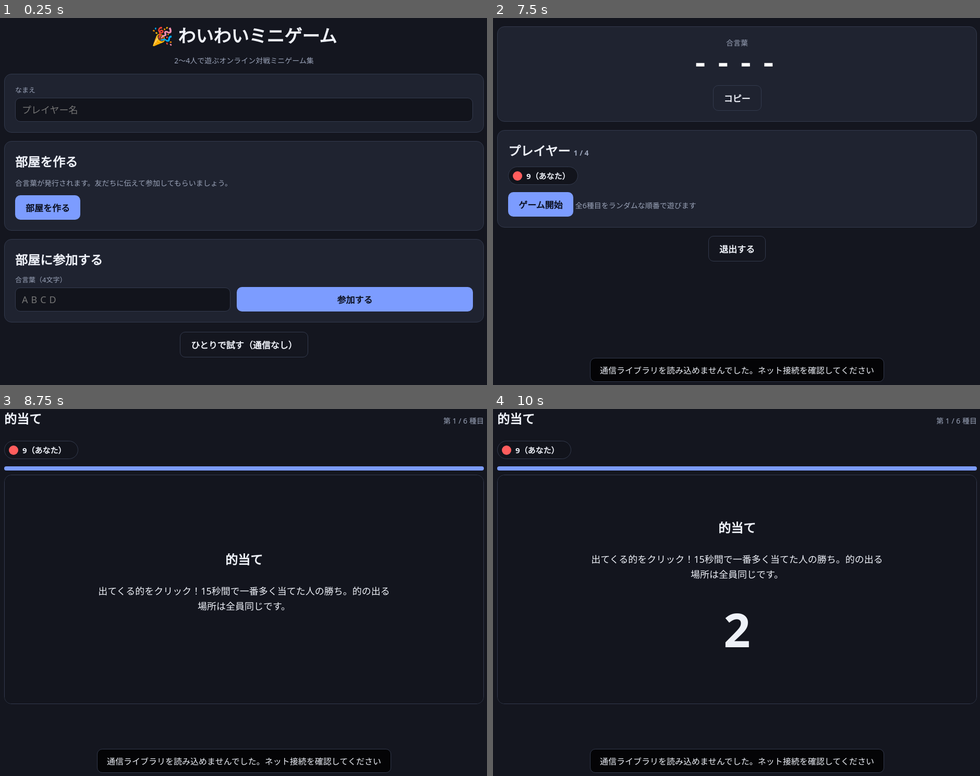
Above: before the commit, frames 1-4 (two rows, left to right).
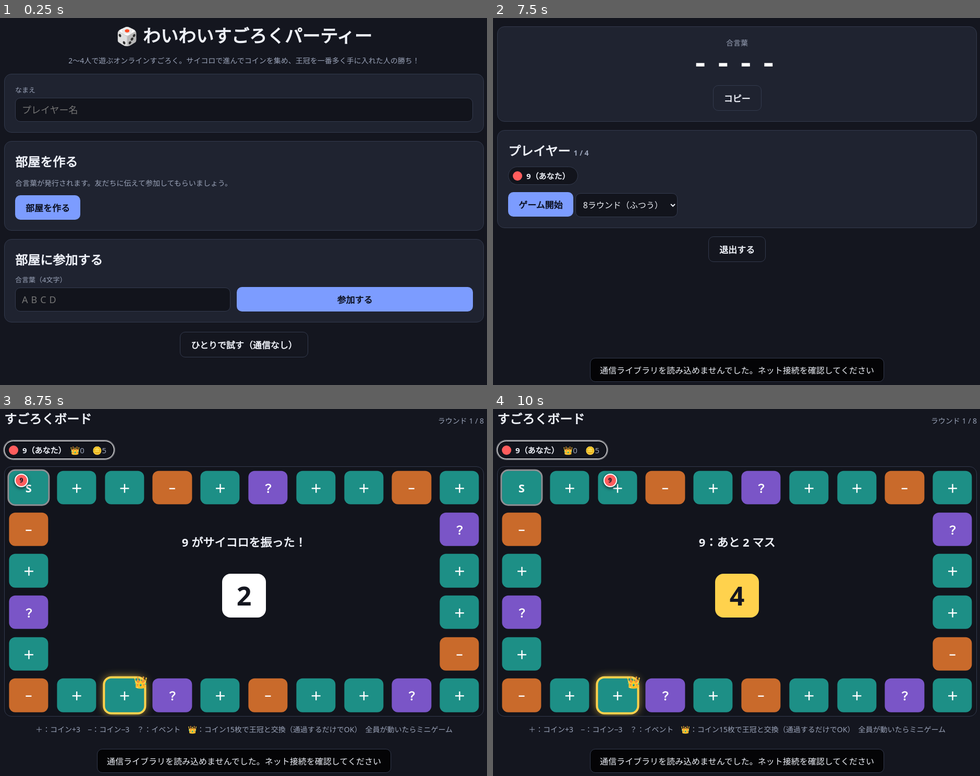
Above: after the commit, the same moments.

Repository: mayberio/waiwai-minigames
Game: browser game, page index.html
Two runs of this game, one before a commit and one after it. Both use one fixed random seed, a clock stepped at 60 frames per second and the inputs below.
Inputs (mouse positions are in pixels of both pictures, inside the frame that each line leads up to):
- Up to frame 1 (0.25 s): no input
- Up to frame 2 (7.5 s): tap Space every 0.5 s from 1.1 to 7.1 s; click "部屋を作る" at 1.27 s; click "参加する" at 1.87 s; click (736, 109) at 2.47 s; type "2" at 2.47 s; tap Enter every 0.6 s from 2.5 to 6.7 s; click (736, 109) at 3.07 s; type "9" at 3.07 s; click (614, 300) at 3.67 s; type "6" at 3.67 s; click (614, 300) at 4.27 s; type "3" at 4.27 s; click (614, 300) at 4.87 s; type "10" at 4.87 s; click (614, 300) at 5.47 s; type "7" at 5.47 s; click (614, 300) at 6.07 s; type "4" at 6.07 s; click (614, 300) at 6.67 s; type "1" at 6.67 s; click "ひとりで試す（通信なし）" at 7.27 s
- Up to frame 3 (8.75 s): tap Space at 7.6, 8.1, 8.6 s; click "ゲーム開始" at 7.77 s; click (243, 636) at 7.87 s, where only the run after the commit has a clickable "サイコロを振る（スペース）"
- Up to frame 4 (10 s): tap Space at 9.1, 9.6 s

The runs differ from the first frame. In frame 1, 1.4% of the frame differs, in the area x 14-86%, y 2-13%; in frame 2, 0.7%; in frame 3, 25%; in frame 4, 25%, in the area x 0-100%, y 0-89%.

Commit message:
Turn the minigame collection into a board-game party mode
Players roll dice around a 28-space board, collect coins, trade them
for crowns, and play a minigame after every round.

Co-Authored-By: Claude Fable 5.2 <noreply@anthropic.com>

Diff:
--- a/index.html
+++ b/index.html
@@ -3,7 +3,7 @@
 <head>
 <meta charset="utf-8">
 <meta name="viewport" content="width=device-width,initial-scale=1">
-<title>わいわいミニゲーム</title>
+<title>わいわいすごろくパーティー</title>
 <style>
 :root{--bg:#14161f;--panel:#1f2330;--line:#333a4d;--text:#eef1f8;--sub:#9aa3b8;--accent:#7c9cff}
 *{box-sizing:border-box}
@@ -44,6 +44,20 @@
 th{color:var(--sub);font-size:13px;font-weight:500}
 td.num{text-align:right;font-variant-numeric:tabular-nums}
 .gain{color:#8be28b;font-weight:700}
+select{font:inherit;font-size:16px;padding:10px;border-radius:10px;border:1px solid var(--line);background:#12141c;color:var(--text)}
+#boardArea{position:relative;height:480px;background:#12141c;border:1px solid var(--line);border-radius:14px;overflow:hidden}
+.space{position:absolute;width:8.2%;height:13.5%;transform:translate(-50%,-50%);border-radius:12px;display:flex;align-items:center;justify-content:center;font-weight:800;font-size:22px;color:#fff}
+.space.p{background:#1d8f86}.space.m{background:#c96a2b}.space.e{background:#7a55c7}
+.space.start{outline:3px solid #fff8}
+.space.crown{box-shadow:0 0 0 4px #ffd24d,0 0 18px #ffd24d}
+.space.crown::before{content:"👑";position:absolute;top:-9px;right:-7px;font-size:22px}
+.token{position:absolute;width:26px;height:26px;border-radius:50%;border:2px solid #fff;transform:translate(-50%,-50%);transition:left .28s,top .28s;z-index:3;font-size:12px;font-weight:800;color:#0c1020;display:flex;align-items:center;justify-content:center;box-shadow:0 2px 6px #000a}
+#bcenter{position:absolute;left:13%;right:13%;top:20%;bottom:20%;display:flex;flex-direction:column;align-items:center;justify-content:center;gap:14px;text-align:center}
+#bmsg{font-size:22px;font-weight:700;min-height:62px;line-height:1.4}
+#dice{width:84px;height:84px;border-radius:16px;background:#fff;color:#14161f;font-size:50px;font-weight:800;display:flex;align-items:center;justify-content:center}
+#dice.final{background:#ffd24d}
+#bctl{min-height:46px}
+.chip.turn{border-color:#fff;box-shadow:0 0 0 2px #fff6}
 /* games */
 .mashbtn{width:240px;height:240px;border-radius:50%;font-size:72px;background:#ff5d5d;color:#fff;transition:transform .05s}
 .mashbtn:active,.mashbtn.hit{transform:scale(.93)}
@@ -69,8 +83,8 @@
 <div id="app">
 
 <section id="home" class="screen on">
-  <h1>🎉 わいわいミニゲーム</h1>
-  <p class="sub center">2〜4人で遊ぶオンライン対戦ミニゲーム集</p>
+  <h1>🎲 わいわいすごろくパーティー</h1>
+  <p class="sub center">2〜4人で遊ぶオンラインすごろく。サイコロで進んでコインを集め、王冠を一番多く手に入れた人の勝ち！</p>
   <div class="panel">
     <label for="name">なまえ</label>
     <input id="name" maxlength="10" placeholder="プレイヤー名">
@@ -99,10 +113,23 @@
   <div class="panel">
     <h2>プレイヤー <span class="sub" id="pcount"></span></h2>
     <div class="players" id="lobbyPlayers"></div>
-    <div id="hostCtl"><button id="btnStart">ゲーム開始</button> <span class="sub">全6種目をランダムな順番で遊びます</span></div>
+    <div id="hostCtl"><button id="btnStart">ゲーム開始</button> <select id="rounds"><option value="5">5ラウンド（短め）</option><option value="8" selected>8ラウンド（ふつう）</option><option value="12">12ラウンド（長め）</option></select></div>
     <div id="guestWait" class="sub">ホストが開始するのを待っています…</div>
   </div>
   <p class="center"><button id="btnLeave" class="ghost">退出する</button></p>
+</section>
+
+<section id="board" class="screen">
+  <div style="display:flex;justify-content:space-between;align-items:baseline"><h2>すごろくボード</h2><span class="sub" id="bround"></span></div>
+  <div class="players" id="bhud"></div>
+  <div id="boardArea">
+    <div id="bcenter">
+      <div id="bmsg"></div>
+      <div id="dice">🎲</div>
+      <div id="bctl"><button id="btnRoll">サイコロを振る（スペース）</button><button id="btnBuyY">交換する</button> <button id="btnBuyN" class="ghost">やめておく</button></div>
+    </div>
+  </div>
+  <p class="sub center">＋：コイン+3　−：コイン−3　？：イベント　👑：コイン15枚で王冠と交換（通過するだけでOK）　全員が動いたらミニゲーム</p>
 </section>
 
 <section id="game" class="screen">
@@ -115,7 +142,7 @@
 <section id="round" class="screen">
   <div class="panel">
     <h2 id="rtitle"></h2>
-    <table><thead><tr><th>順位</th><th>プレイヤー</th><th>記録</th><th class="num">獲得</th><th class="num">合計</th></tr></thead><tbody id="rbody"></tbody></table>
+    <table><thead><tr><th>順位</th><th>プレイヤー</th><th>記録</th><th class="num">獲得コイン</th><th class="num">所持</th></tr></thead><tbody id="rbody"></tbody></table>
     <p style="margin-top:18px"><button id="btnNext">次へ</button><span id="rwait" class="sub">ホストが進めるのを待っています…</span></p>
   </div>
 </section>
@@ -123,7 +150,8 @@
 <section id="final" class="screen">
   <h1>🏆 最終結果</h1>
   <div class="panel">
-    <table><thead><tr><th>順位</th><th>プレイヤー</th><th class="num">合計</th></tr></thead><tbody id="fbody"></tbody></table>
+    <table><thead><tr><th>順位</th><th>プレイヤー</th><th class="num">王冠</th><th class="num">コイン</th></tr></thead><tbody id="fbody"></tbody></table>
+    <p class="sub" id="fbonus"></p>
     <p style="margin-top:18px"><button id="btnBack">ロビーに戻る</button><span id="fwait" class="sub">ホストが進めるのを待っています…</span></p>
   </div>
 </section>
@@ -138,6 +166,9 @@
 const COLORS = ['#ff5d5d', '#4da3ff', '#ffd24d', '#5fd38a'];
 const INTRO = 4000;
 const MAX_PLAYERS = 4;
+const N_SPACES = 28, CROWN_COST = 15, MG_COINS = [8, 5, 3, 1];
+const SPACE_TYPES = 'pppmpeppmpeppmpeppmpeppmpepm'.split('');
+const sleep = ms => new Promise(r => setTimeout(r, ms));
 const $ = id => document.getElementById(id);
 const el = (tag, cls, text) => { const e = document.createElement(tag); if (cls) e.className = cls; if (text != null) e.textContent = text; return e; };
 
@@ -315,7 +346,8 @@
 }
 function send(m) { if (isHost) hostHandle(myId, m); else if (hostConn && hostConn.open) hostConn.send(m); }
 function hostBroadcast(m) { conns.forEach(c => { if (c.open) c.send(m); }); clientHandle(m); }
-function pub() { return H.players.map(p => ({ id: p.id, name: p.name, slot: p.slot, score: p.score })); }
+function newPlayer(id, name, slot) { return { id, name, slot, coins: 0, crowns: 0, pos: 0, mg: 0 }; }
+function pub() { return H.players.map(p => ({ ...p })); }
 function hostLobby() { H.phase = 'lobby'; hostBroadcast({ t: 'lobby', players: pub(), code: H.code }); }
 
 function resetAll() {
@@ -333,7 +365,7 @@
 
 function initHost(code) {
   isHost = true; myId = 'host';
-  H = { code, phase: 'lobby', players: [{ id: myId, name: getName(), slot: 0, score: 0 }], order: [], round: 0, results: {}, pg: {}, gs: null };
+  H = { code, phase: 'lobby', players: [newPlayer(myId, getName(), 0)], bag: [], round: 0, maxRounds: 8, results: {}, pg: {}, gs: null, wait: null, gen: 0 };
   hostLobby();
 }
 
@@ -385,6 +417,7 @@
   const i = H.players.findIndex(p => p.id === pid); if (i < 0) return;
   const name = H.players[i].name; H.players.splice(i, 1);
   toast(name + ' が退出しました');
+  if (H.wait && H.wait.pid === pid) H.wait.done(false);
   if (H.phase === 'lobby') hostLobby();
   else if (H.phase === 'game') hostCheckDone();
 }
@@ -397,12 +430,13 @@
     if (H.phase !== 'lobby') { if (c) c.send({ t: 'err', msg: 'ゲーム中のため参加できません' }); return; }
     if (H.players.length >= MAX_PLAYERS) { if (c) c.send({ t: 'err', msg: '部屋が満員です' }); return; }
     const used = H.players.map(p => p.slot); let slot = 0; while (used.includes(slot)) slot++;
-    H.players.push({ id: pid, name: String(m.name || 'プレイヤー').slice(0, 10), slot, score: 0 });
+    H.players.push(newPlayer(pid, String(m.name || 'プレイヤー').slice(0, 10), slot));
     hostLobby();
     return;
   }
   if (!H.players.some(p => p.id === pid)) return;
-  if (m.t === 'pg') { if (H.phase === 'game' && !GAMES[H.gid].hostScored) H.pg[pid] = m.v; }
+  if (m.t === 'roll' || m.t === 'buy') { const w = H.wait; if (w && w.kind === m.t && w.pid === pid) w.done(m.t === 'buy' ? !!m.yes : true); }
+  else if (m.t === 'pg') { if (H.phase === 'game' && !GAMES[H.gid].hostScored) H.pg[pid] = m.v; }
   else if (m.t === 'g') { if (H.phase === 'game') { const g = GAMES[H.gid]; if (g.hostMsg) g.hostMsg(H, pid, m.d || {}); } }
   else if (m.t === 'res') {
     if (H.phase !== 'game') return;
@@ -413,17 +447,92 @@
 }
 function hostCheckDone() { if (H.phase === 'game' && !GAMES[H.gid].hostScored && H.players.every(p => p.id in H.results)) hostConclude(); }
 
-function hostStart() {
-  const ids = Object.keys(GAMES);
-  for (let i = ids.length - 1; i > 0; i--) { const j = Math.floor(Math.random() * (i + 1)); [ids[i], ids[j]] = [ids[j], ids[i]]; }
-  H.order = ids; H.round = 0; H.players.forEach(p => p.score = 0);
-  hostRound();
+function hostBoard(phase, turnId, msg) {
+  hostBroadcast({ t: 'board', players: pub(), crownAt: H.crownAt, round: H.round, max: H.maxRounds, phase, turnId, msg });
+}
+// 特定プレイヤーの入力を待つ。時間切れ・退出時は def で進む
+function hostWait(kind, pid, ms, def) {
+  return new Promise(res => {
+    const w = { kind, pid, done: v => { if (H && H.wait === w) H.wait = null; clearTimeout(to); res(v); } };
+    const to = setTimeout(() => w.done(def), ms);
+    H.wait = w;
+  });
+}
+function moveCrown(h) { h.crownAt = (h.crownAt + 4 + Math.floor(Math.random() * 12)) % N_SPACES; }
+
+function applySpace(h, p) {
+  const t = SPACE_TYPES[p.pos], others = h.players.filter(q => q !== p);
+  const pick = a => a[Math.floor(Math.random() * a.length)];
+  if (t === 'p') { p.coins += 3; return `${p.name}：プラスマス！ +3 コイン`; }
+  if (t === 'm') { const d = Math.min(3, p.coins); p.coins -= d; return `${p.name}：マイナスマス… −${d} コイン`; }
+  const evs = ['chest', 'pit', 'warp', 'all', 'crown']; if (others.length) evs.push('swap', 'steal');
+  switch (pick(evs)) {
+    case 'chest': p.coins += 6; return `？イベント：${p.name} は宝箱を見つけた！ +6 コイン`;
+    case 'pit': { const d = Math.min(5, p.coins); p.coins -= d; return `？イベント：${p.name} は落とし穴に落ちた… −${d} コイン`; }
+    case 'warp': p.pos = Math.floor(Math.random() * N_SPACES); return `？イベント：${p.name} はどこかへワープした！`;
+    case 'all': h.players.forEach(q => q.coins += 3); return '？イベント：みんなにおすそわけ！ 全員 +3 コイン';
+    case 'crown': moveCrown(h); return '？イベント：王冠が別のマスへ逃げ出した！';
+    case 'swap': { const o = pick(others); [p.pos, o.pos] = [o.pos, p.pos]; return `？イベント：${p.name} と ${o.name} の場所が入れ替わった！`; }
+    default: { const o = pick(others), d = Math.min(4, o.coins); o.coins -= d; p.coins += d; return `？イベント：${p.name} は ${o.name} からコインを ${d} 枚もらった！`; }
+  }
+}
+
+async function hostCrown(h, p, alive) {
+  if (p.coins < CROWN_COST) { hostBoard('info', p.id, `👑 王冠マス！でも ${p.name} はコインが ${CROWN_COST} 枚ない…`); await sleep(1600); return; }
+  hostBoard('buy', p.id, `👑 ${p.name}：コイン ${CROWN_COST} 枚を王冠と交換する？`);
+  const yes = await hostWait('buy', p.id, 15000, true);
+  if (!alive() || !h.players.includes(p)) return;
+  if (yes) { p.coins -= CROWN_COST; p.crowns++; moveCrown(h); hostBoard('info', p.id, `👑 ${p.name} が王冠をゲット！ 王冠は別のマスへ移動した`); await sleep(2200); }
+}
+
+async function hostTurn(h, p, alive) {
+  h.phase = 'board';
+  hostBoard('roll', p.id, `${p.name} の番！ サイコロを振ろう`);
+  await hostWait('roll', p.id, 20000, true);
+  if (!alive() || !h.players.includes(p)) return;
+  const n = 1 + Math.floor(Math.random() * 6);
+  hostBoard('moving', p.id, `${p.name} がサイコロを振った！`);
+  hostBroadcast({ t: 'dice', n });
+  await sleep(1500); if (!alive()) return;
+  for (let i = 1; i <= n; i++) {
+    if (!h.players.includes(p)) return;
+    p.pos = (p.pos + 1) % N_SPACES;
+    hostBoard('moving', p.id, `${p.name}：あと ${n - i} マス`);
+    await sleep(340); if (!alive()) return;
+    if (p.pos === h.crownAt) { await hostCrown(h, p, alive); if (!alive() || !h.players.includes(p)) return; }
+  }
+  hostBoard('info', p.id, applySpace(h, p));
+  await sleep(2000);
+}
+
+async function hostStart() {
+  const h = H, gen = ++h.gen, alive = () => H === h && h.gen === gen;
+  h.maxRounds = +$('rounds').value || 8; h.bag = [];
+  h.players.forEach(p => { p.coins = 5; p.crowns = 0; p.pos = 0; p.mg = 0; });
+  h.crownAt = 8 + Math.floor(Math.random() * 14);
+  for (h.round = 1; h.round <= h.maxRounds; h.round++) {
+    for (const p of h.players.slice()) {
+      if (!h.players.includes(p)) continue;
+      await hostTurn(h, p, alive); if (!alive()) return;
+    }
+    h.phase = 'board'; hostBoard('info', null, '全員が動いた！ ミニゲームの時間だ！');
+    await sleep(2000); if (!alive()) return;
+    hostRound();
+    await hostWait('next', myId, 3600000, true); if (!alive()) return;
+  }
+  h.round = h.maxRounds;
+  const best = Math.max(...h.players.map(p => p.mg));
+  const bonus = best > 0 ? h.players.filter(p => p.mg === best) : [];
+  bonus.forEach(p => p.crowns++);
+  h.phase = 'final';
+  hostBroadcast({ t: 'final', players: pub(), bonus: bonus.map(p => p.name) });
 }
 function hostRound() {
-  const gid = H.order[H.round], g = GAMES[gid];
+  if (!H.bag.length) { H.bag = Object.keys(GAMES); for (let i = H.bag.length - 1; i > 0; i--) { const j = Math.floor(Math.random() * (i + 1)); [H.bag[i], H.bag[j]] = [H.bag[j], H.bag[i]]; } }
+  const gid = H.bag.pop(), g = GAMES[gid];
   H.gid = gid; H.phase = 'game'; H.results = {}; H.pg = {}; H.gs = null;
   if (g.hostInit) g.hostInit(H);
-  hostBroadcast({ t: 'start', gid, seed: Math.floor(Math.random() * 1e9), round: H.round + 1, total: H.order.length, players: pub() });
+  hostBroadcast({ t: 'start', gid, seed: Math.floor(Math.random() * 1e9), round: H.round, total: H.maxRounds, players: pub() });
   clearInterval(H.tick); clearTimeout(H.timeout);
   H.tick = setInterval(() => { if (g.hostTick) g.hostTick(H); hostBroadcast({ t: 'pgs', m: H.pg }); }, 110);
   H.timeout = setTimeout(() => { if (g.hostScored) H.results = g.hostResult(H); hostConclude(); }, INTRO + g.dur * 1000 + 8000);
@@ -436,17 +545,15 @@
   const beats = (a, b) => a !== null && (b === null || (g.better === 'high' ? a > b : a < b));
   const rows = H.players.map(p => {
     const v = val(p); const rank = H.players.filter(q => beats(val(q), v)).length;
-    const pts = v === null ? 0 : n - 1 - rank; p.score += pts;
+    const pts = v === null ? 0 : MG_COINS[rank]; p.coins += pts; p.mg += pts;
     return { id: p.id, v, rank, pts };
   }).sort((a, b) => a.rank - b.rank);
   H.phase = 'round';
-  hostBroadcast({ t: 'round', gid: H.gid, rows, players: pub(), round: H.round + 1, total: H.order.length });
+  hostBroadcast({ t: 'round', gid: H.gid, rows, players: pub(), round: H.round, total: H.maxRounds });
 }
 function hostNext() {
   if (!H || H.phase !== 'round') return;
-  H.round++;
-  if (H.round >= H.order.length) { H.phase = 'final'; hostBroadcast({ t: 'final', players: pub() }); }
-  else hostRound();
+  const w = H.wait; if (w && w.kind === 'next') w.done(true);
 }
 
 /* ================= クライアント処理 ================= */
@@ -471,36 +578,83 @@
       $('hostCtl').style.display = isHost ? '' : 'none'; $('guestWait').style.display = isHost ? 'none' : '';
       break;
     }
+    case 'board': renderBoard(m); break;
+    case 'dice': rollDice(m.n); break;
     case 'start': runGame(m); break;
     case 'pgs': if (cur) renderHud(m.m); break;
     case 'g': if (cur && cur.inst && cur.inst.net && !cur.finished) cur.inst.net(m.d); break;
     case 'round': {
       stopGame(); const g = GAMES[m.gid]; show('round');
-      $('rtitle').textContent = `第${m.round}種目「${g.name}」の結果`;
+      $('rtitle').textContent = `ミニゲーム「${g.name}」の結果`;
       const tb = $('rbody'); tb.innerHTML = '';
       m.rows.forEach(r => {
         const p = byId(r.id), tr = el('tr'); const name = el('td'); name.append(chip(p));
-        const gain = el('td', 'num gain', '+' + r.pts);
-        tr.append(el('td', null, (r.rank + 1) + ' 位'), name, el('td', null, r.v === null ? '記録なし' : g.fmt(r.v)), gain, el('td', 'num', (p.score ?? 0) + ' 点'));
+        const gain = el('td', 'num gain', '+' + r.pts + ' 🪙');
+        tr.append(el('td', null, (r.rank + 1) + ' 位'), name, el('td', null, r.v === null ? '記録なし' : g.fmt(r.v)), gain, el('td', 'num', `👑${p.crowns ?? 0}　🪙${p.coins ?? 0}`));
         tb.append(tr);
       });
-      $('btnNext').textContent = m.round >= m.total ? '最終結果へ' : '次の種目へ';
+      $('btnNext').textContent = m.round >= m.total ? '最終結果へ' : 'ボードに戻る';
       $('btnNext').style.display = isHost ? '' : 'none'; $('rwait').style.display = isHost ? 'none' : '';
       break;
     }
     case 'final': {
       stopGame(); show('final');
       const tb = $('fbody'); tb.innerHTML = '';
-      const sorted = S.players.slice().sort((a, b) => b.score - a.score);
+      const key = p => p.crowns * 100000 + p.coins;
+      const sorted = S.players.slice().sort((a, b) => key(b) - key(a));
       sorted.forEach(p => {
-        const rank = sorted.filter(q => q.score > p.score).length;
+        const rank = sorted.filter(q => key(q) > key(p)).length;
         const tr = el('tr'); const name = el('td'); name.append(chip(p));
-        tr.append(el('td', null, (rank === 0 ? '👑 ' : '') + (rank + 1) + ' 位'), name, el('td', 'num', p.score + ' 点')); tb.append(tr);
+        tr.append(el('td', null, (rank === 0 ? '🏆 ' : '') + (rank + 1) + ' 位'), name, el('td', 'num', '👑 ' + p.crowns), el('td', 'num', '🪙 ' + p.coins)); tb.append(tr);
       });
+      $('fbonus').textContent = m.bonus && m.bonus.length ? `ボーナス：ミニゲームで一番コインを稼いだ ${m.bonus.join('、')} に王冠 +1！` : '';
       $('btnBack').style.display = isHost ? '' : 'none'; $('fwait').style.display = isHost ? 'none' : '';
       break;
     }
   }
+}
+
+/* ---- すごろくボード ---- */
+const SPACE_XY = [], spaceEls = [], tokenEls = {};
+(function buildBoard() {
+  const area = $('boardArea');
+  for (let i = 0; i < N_SPACES; i++) {
+    let c, r;
+    if (i < 10) { c = i; r = 0; } else if (i < 14) { c = 9; r = i - 9; } else if (i < 24) { c = 23 - i; r = 5; } else { c = 0; r = 28 - i; }
+    const x = (c + .5) * 10, y = (r + .5) / 6 * 100, t = SPACE_TYPES[i];
+    SPACE_XY.push([x, y]);
+    const s = el('div', 'space ' + t + (i === 0 ? ' start' : ''), i === 0 ? 'S' : t === 'p' ? '＋' : t === 'm' ? '−' : '？');
+    s.style.left = x + '%'; s.style.top = y + '%'; area.append(s); spaceEls.push(s);
+  }
+})();
+let diceTimer = null;
+function stopDice() { clearInterval(diceTimer); diceTimer = null; }
+function rollDice(n) {
+  stopDice(); const d = $('dice'); d.classList.remove('final'); const t0 = performance.now();
+  diceTimer = setInterval(() => {
+    if (performance.now() - t0 > 900) { stopDice(); d.textContent = n; d.classList.add('final'); }
+    else d.textContent = 1 + Math.floor(Math.random() * 6);
+  }, 70);
+}
+function renderBoard(m) {
+  stopGame(); show('board');
+  $('bround').textContent = `ラウンド ${m.round} / ${m.max}`;
+  const hud = $('bhud'); hud.innerHTML = '';
+  S.players.forEach(p => { const c = chip(p, `👑${p.crowns}　🪙${p.coins}`); if (p.id === m.turnId) c.classList.add('turn'); hud.append(c); });
+  spaceEls.forEach((s, i) => s.classList.toggle('crown', i === m.crownAt));
+  const OFF = [[-14, -14], [14, -14], [-14, 14], [14, 14]];
+  for (const id in tokenEls) if (!S.players.some(p => p.id === id)) { tokenEls[id].remove(); delete tokenEls[id]; }
+  S.players.forEach(p => {
+    let t = tokenEls[p.id]; if (!t) { t = tokenEls[p.id] = el('div', 'token'); $('boardArea').append(t); }
+    t.textContent = p.name[0] || '?'; t.style.background = COLORS[p.slot];
+    const [x, y] = SPACE_XY[p.pos], [dx, dy] = OFF[p.slot];
+    t.style.left = `calc(${x}% + ${dx}px)`; t.style.top = `calc(${y}% + ${dy}px)`;
+  });
+  $('bmsg').textContent = m.msg || '';
+  const mine = m.turnId === myId;
+  $('btnRoll').style.display = mine && m.phase === 'roll' ? '' : 'none';
+  $('btnBuyY').style.display = $('btnBuyN').style.display = mine && m.phase === 'buy' ? '' : 'none';
+  if (m.phase === 'roll') { stopDice(); $('dice').textContent = '🎲'; $('dice').classList.remove('final'); }
 }
 
 function renderHud(pg) {
@@ -516,7 +670,7 @@
 function runGame(m) {
   stopGame();
   const g = GAMES[m.gid]; show('game');
-  $('gname').textContent = g.name; $('ground').textContent = `第 ${m.round} / ${m.total} 種目`;
+  $('gname').textContent = g.name; $('ground').textContent = `ラウンド ${m.round} / ${m.total}`;
   const stage = $('stage'); stage.innerHTML = ''; $('tfill').style.width = '100%';
   renderHud(null);
   const c = cur = { g, offs: [], finished: false, inst: null, lastPg: undefined, sentPg: undefined };
@@ -557,6 +711,13 @@
 $('btnSolo').onclick = () => initHost('');
 $('btnStart').onclick = () => { if (H && H.phase === 'lobby') hostStart(); };
 $('btnNext').onclick = hostNext;
+$('btnRoll').onclick = () => { $('btnRoll').style.display = 'none'; send({ t: 'roll' }); };
+$('btnBuyY').onclick = () => { $('btnBuyY').style.display = $('btnBuyN').style.display = 'none'; send({ t: 'buy', yes: true }); };
+$('btnBuyN').onclick = () => { $('btnBuyY').style.display = $('btnBuyN').style.display = 'none'; send({ t: 'buy', yes: false }); };
+window.addEventListener('keydown', e => {
+  if (e.code !== 'Space' || e.repeat || !$('board').classList.contains('on') || $('btnRoll').style.display === 'none') return;
+  e.preventDefault(); $('btnRoll').click();
+});
 $('btnBack').onclick = () => { if (H && H.phase === 'final') hostLobby(); };
 $('btnLeave').onclick = resetAll;
 $('btnCopy').onclick = () => { if (!S.code) return; navigator.clipboard.writeText(S.code).then(() => toast('合言葉をコピーしました'), () => toast('コピーできませんでした')); };
